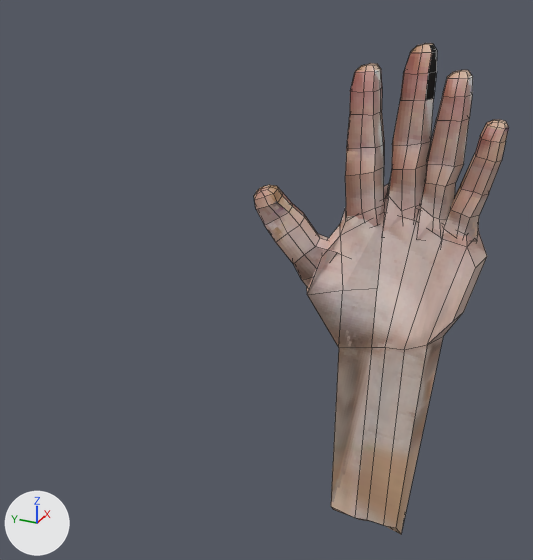
Two versions of the Blender file blender projects/finger 3.blend, one commit apart.
Both versions are drawn from a camera (50 mm lens) standing at (-0.897, -0.216, 0.394) and looking at (-0.006, 0.185, -0.051). The lights are fixed; the arrows at lower left show +X, +Y and +Z. The older version comes first. Mesh edges are drawn as thin lines.

Script lines for the objects in view, before the commit:
```python
me_cube_003 = bpy.data.meshes.new('Cube.003')
me_cube_003.from_pydata(...)  # 66 vertices, 64 faces; spans x -0.022..0.026, y -0.02..0.03, z -0.016..0.191
me_cube_003.materials.append(mat_hand)  # picture img_hand_tex_psd
me_cube_005 = bpy.data.meshes.new('Cube.005')
me_cube_005.from_pydata(...)  # 66 vertices, 64 faces; spans x -0.022..0.025, y -0.023..0.043, z -0.006..0.189
me_cube_005.materials.append(mat_hand)  # picture img_hand_tex_psd
me_cube_006 = bpy.data.meshes.new('Cube.006')
me_cube_006.from_pydata(...)  # 66 vertices, 64 faces; spans x -0.022..0.029, y -0.049..0.04, z -0.032..0.157
me_cube_006.materials.append(mat_hand)  # picture img_hand_tex_psd
ob_finger_1 = bpy.data.objects.new('finger 1', me_cube_006)
ob_finger_1.location = (-0.048, 0.068, -0.015)
ob_finger_1.rotation_euler = (-0.55, -0.0165, 0.282)  # degrees (-32, -0.9, 16)
ob_finger_3 = bpy.data.objects.new('finger 3', me_cube_003)
ob_finger_3.location = (-0.009, -0.014, 0.069)
ob_finger_3.scale = (1.0, 1.0, 1.14)
ob_finger_5 = bpy.data.objects.new('finger 5', me_cube_005)
ob_finger_5.location = (-0.011, -0.099, 0.035)
ob_finger_5.scale = (1.0, 1.0, 0.912)
# also in view: 'finger 4' at (-0.009, -0.051, 0.157); 'palm' at (-0.023, -0.007, -0.135); 'finger 2' at (-0.018, 0.042, 0.156)
```
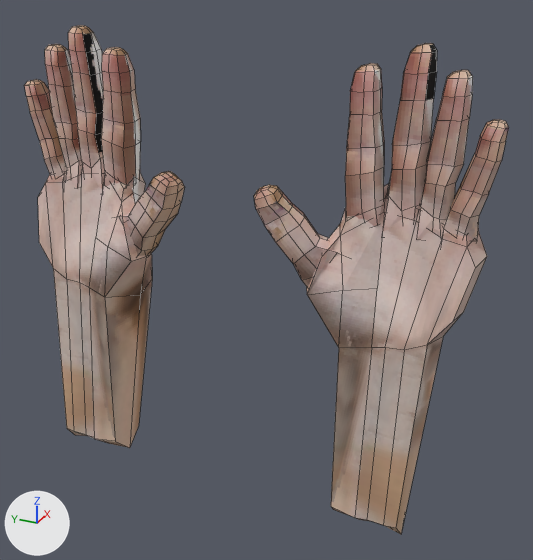
What differs and where, as boxes (x1, y1, x2, y2) in the pictures (533 x 560 px):
'palm.001', added: after (38, 166, 152, 448)
'finger 2.001', added (brown): after (101, 47, 141, 187)
'finger 3.001', added: after (68, 25, 104, 190)
'finger 4.001', added (brown): after (45, 44, 83, 188)
'finger 1.001', added (brown): after (117, 171, 184, 256)
'finger 5.001', added (brown): after (24, 79, 66, 178)

The change, as a diff of the scene's bpy script:
```diff
--- a/blender projects/finger 3.blend.py
+++ b/blender projects/finger 3.blend.py
@@ me_cube_012 @@
+me_cube_012.from_pydata(...)  # 66 vertices, 64 faces; spans x -0.029..0.022, y -0.04..0.049, z -0.157..0.032
+me_cube_012.materials.append(mat_hand)  # picture img_hand_tex_psd
@@ me_cube_011 @@
+me_cube_011.from_pydata(...)  # 66 vertices, 64 faces; spans x -0.025..0.022, y -0.043..0.023, z -0.173..0.005
+me_cube_011.materials.append(mat_hand)  # picture img_hand_tex_psd
@@ me_cube_010 @@
+me_cube_010.from_pydata(...)  # 66 vertices, 64 faces; spans x -0.024..0.022, y -0.034..0.018, z -0.191..0.016
+me_cube_010.materials.append(mat_hand)  # picture img_hand_tex_psd
@@ me_cube_009 @@
+me_cube_009.from_pydata(...)  # 66 vertices, 64 faces; spans x -0.026..0.022, y -0.03..0.02, z -0.218..0.018
+me_cube_009.materials.append(mat_hand)  # picture img_hand_tex_psd
@@ me_cube_008 @@
+me_cube_008.from_pydata(...)  # 66 vertices, 64 faces; spans x -0.026..0.022, y -0.031..0.023, z -0.193..0.019
+me_cube_008.materials.append(mat_hand)  # picture img_hand_tex_psd
@@ me_cube_007 @@
+me_cube_007.from_pydata(...)  # 68 vertices, 66 faces; spans x -0.06..0.082, y -0.117..0.102, z -0.371..0.126
+me_cube_007.materials.append(mat_hand)  # picture img_hand_tex_psd
@@ ob_finger_1_001 @@
+ob_finger_1_001 = bpy.data.objects.new('finger 1.001', me_cube_012)
+ob_finger_1_001.location = (-0.048, 0.387, -0.015)
+ob_finger_1_001.rotation_euler = (-0.55, 3.125, -0.282)  # degrees (-32, 179, -16)
@@ ob_finger_5_001 @@
+ob_finger_5_001 = bpy.data.objects.new('finger 5.001', me_cube_011)
+ob_finger_5_001.location = (-0.011, 0.554, 0.035)
+ob_finger_5_001.rotation_euler = (0.0, -3.142, 0.0)  # degrees (0, -180, 0)
@@ ob_finger_4_001 @@
+ob_finger_4_001 = bpy.data.objects.new('finger 4.001', me_cube_010)
+ob_finger_4_001.location = (-0.011, 0.514, 0.069)
+ob_finger_4_001.rotation_euler = (0.0, -3.142, 0.0)  # degrees (0, -180, 0)
@@ ob_finger_3_001 @@
+ob_finger_3_001 = bpy.data.objects.new('finger 3.001', me_cube_009)
+ob_finger_3_001.location = (-0.009, 0.469, 0.069)
+ob_finger_3_001.rotation_euler = (0.0, -3.142, 0.0)  # degrees (0, -180, 0)
@@ ob_finger_2_001 @@
+ob_finger_2_001 = bpy.data.objects.new('finger 2.001', me_cube_008)
+ob_finger_2_001.location = (-0.02, 0.418, 0.069)
+ob_finger_2_001.rotation_euler = (0.0, -3.142, 0.0)  # degrees (0, -180, 0)
@@ ob_palm_001 @@
+ob_palm_001 = bpy.data.objects.new('palm.001', me_cube_007)
+ob_palm_001.location = (0.0, 0.455, -0.015)
+ob_palm_001.rotation_euler = (0.0, -0.188, 3.142)  # degrees (0, -11, 180)
```
